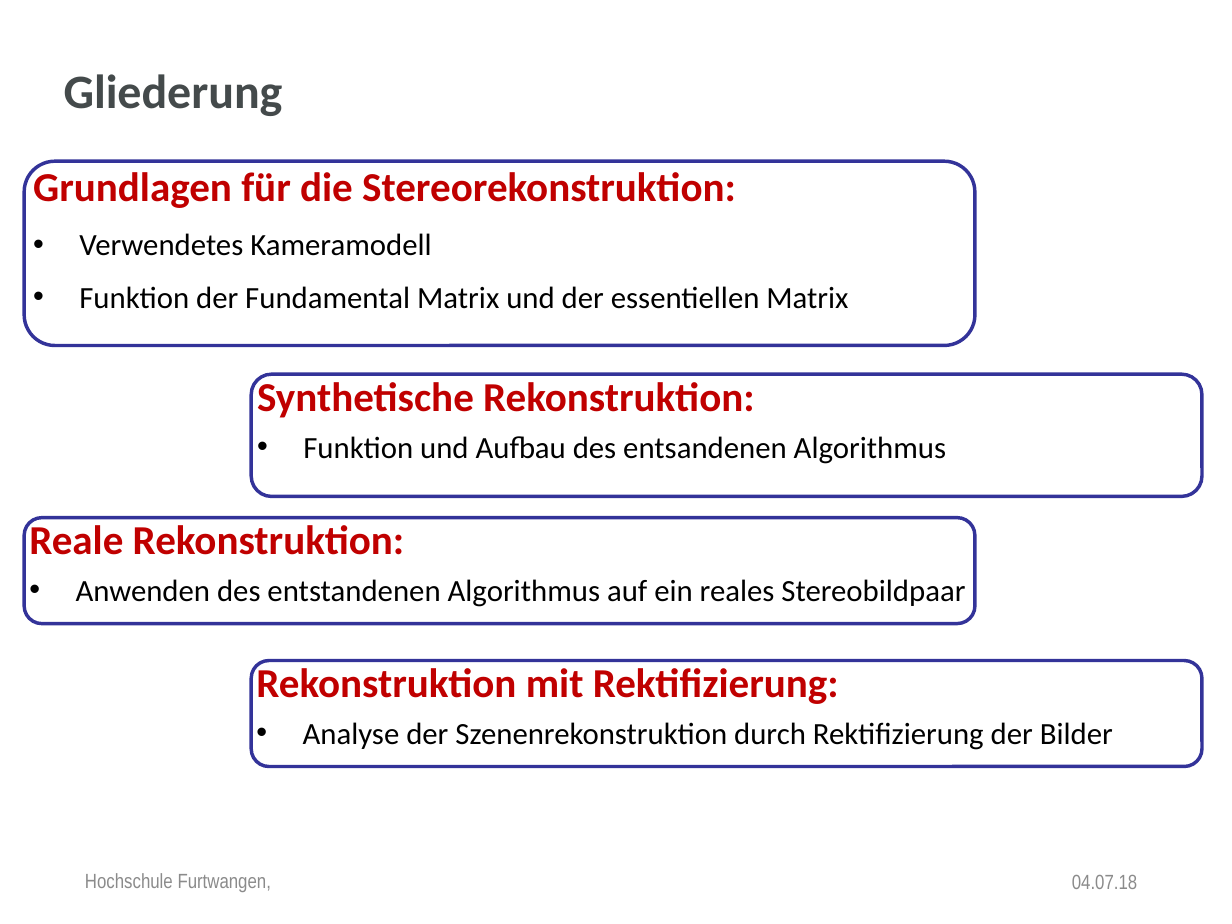
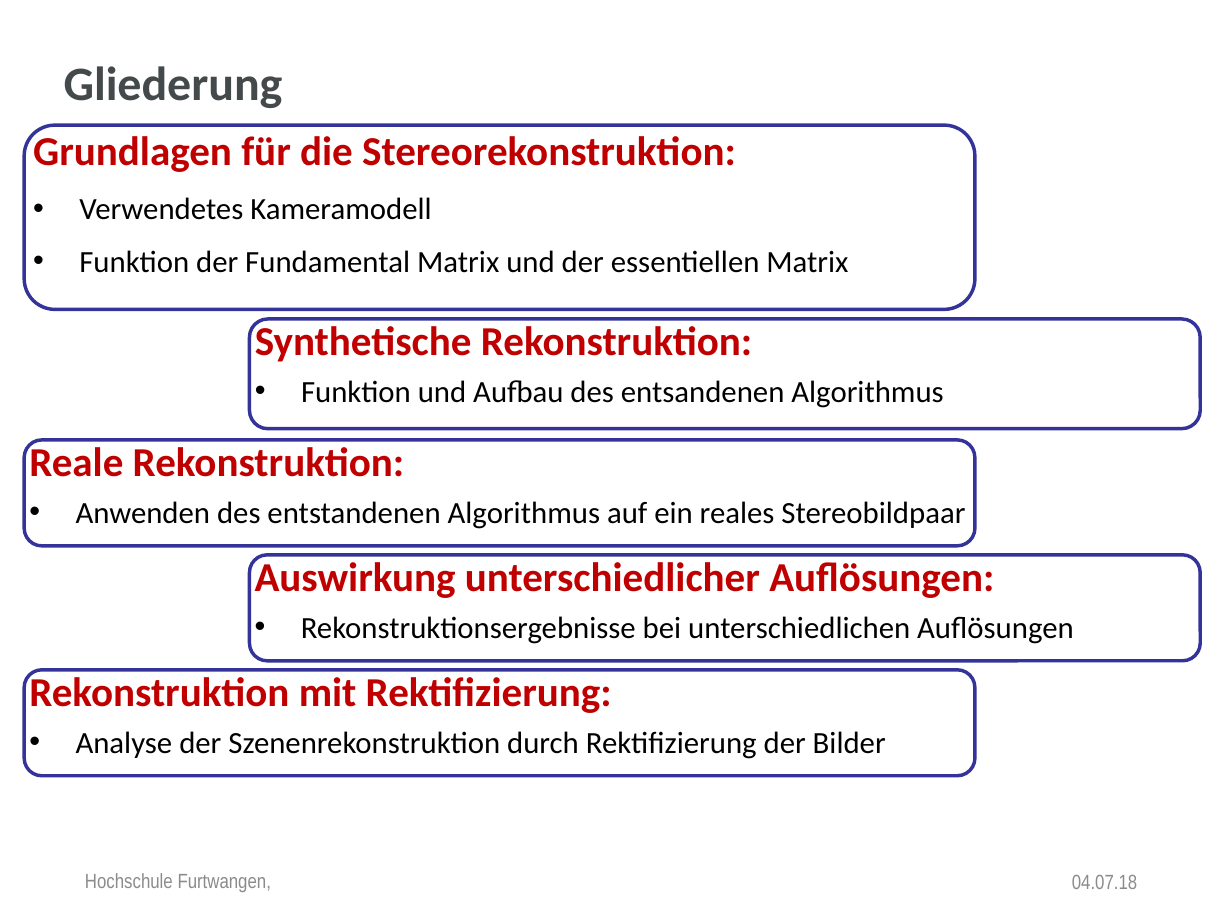
Before and after one commit to anjak610/MasterDuCC, a slide deck: slide 4 of Thesis/Disputation/PowerPointPresentation/New_Dispo_HFU_Design.pptx. Drawn at 1232x924 pixels with LibreOffice and Linux fonts; fonts in the diff are those of the drawing; background and template pictures are left out. Boxes give left, top, right and bottom in pixels: in the first picture for what was removed or moved away, otherwise in the second. Text is boxed around its words. In the diff, an @@ line names an element or a change of style, - is before the commit and + after.

```diff
--- a/Thesis/Disputation/PowerPointPresentation/New_Dispo_HFU_Design.pptx
+++ b/Thesis/Disputation/PowerPointPresentation/New_Dispo_HFU_Design.pptx
@@ title "Gliederung": place and size @@
-title "Gliederung" at [64, 74, 283, 116]
+title "Gliederung" at [64, 66, 283, 108]
@@ rounded rectangle "Grundlagen für die Stereorekonstruktion:": place and size @@
-rounded rectangle "Grundlagen für die Stereorekonstruktion:" at [25, 161, 976, 346]
+rounded rectangle "Grundlagen für die Stereorekonstruktion:" at [25, 126, 976, 310]
@@ rounded rectangle "Synthetische Rekonstruktion:": place and size @@
-rounded rectangle "Synthetische Rekonstruktion:" at [251, 375, 1202, 496]
+rounded rectangle "Synthetische Rekonstruktion:" at [250, 319, 1201, 429]
@@ rounded rectangle "Reale Rekonstruktion:": place and size @@
-rounded rectangle "Reale Rekonstruktion:" at [25, 517, 976, 623]
+rounded rectangle "Reale Rekonstruktion:" at [25, 440, 976, 546]
@@ rounded rectangle added at [250, 554, 1201, 660], fill #FFFFFF, outline #333399 2 pt, 18 pt, text #000000 @@
+Auswirkung unterschiedlicher Auflösungen:
+• Rekonstruktionsergebnisse bei unterschiedlichen Auflösungen
@@ rounded rectangle "Rekonstruktion mit Rektifizierung:": place and size @@
-rounded rectangle "Rekonstruktion mit Rektifizierung:" at [251, 660, 1202, 766]
+rounded rectangle "Rekonstruktion mit Rektifizierung:" at [25, 670, 976, 776]
```
Also in this commit, not shown: 8 other slides changed, 12 slides added, 7 other files.
